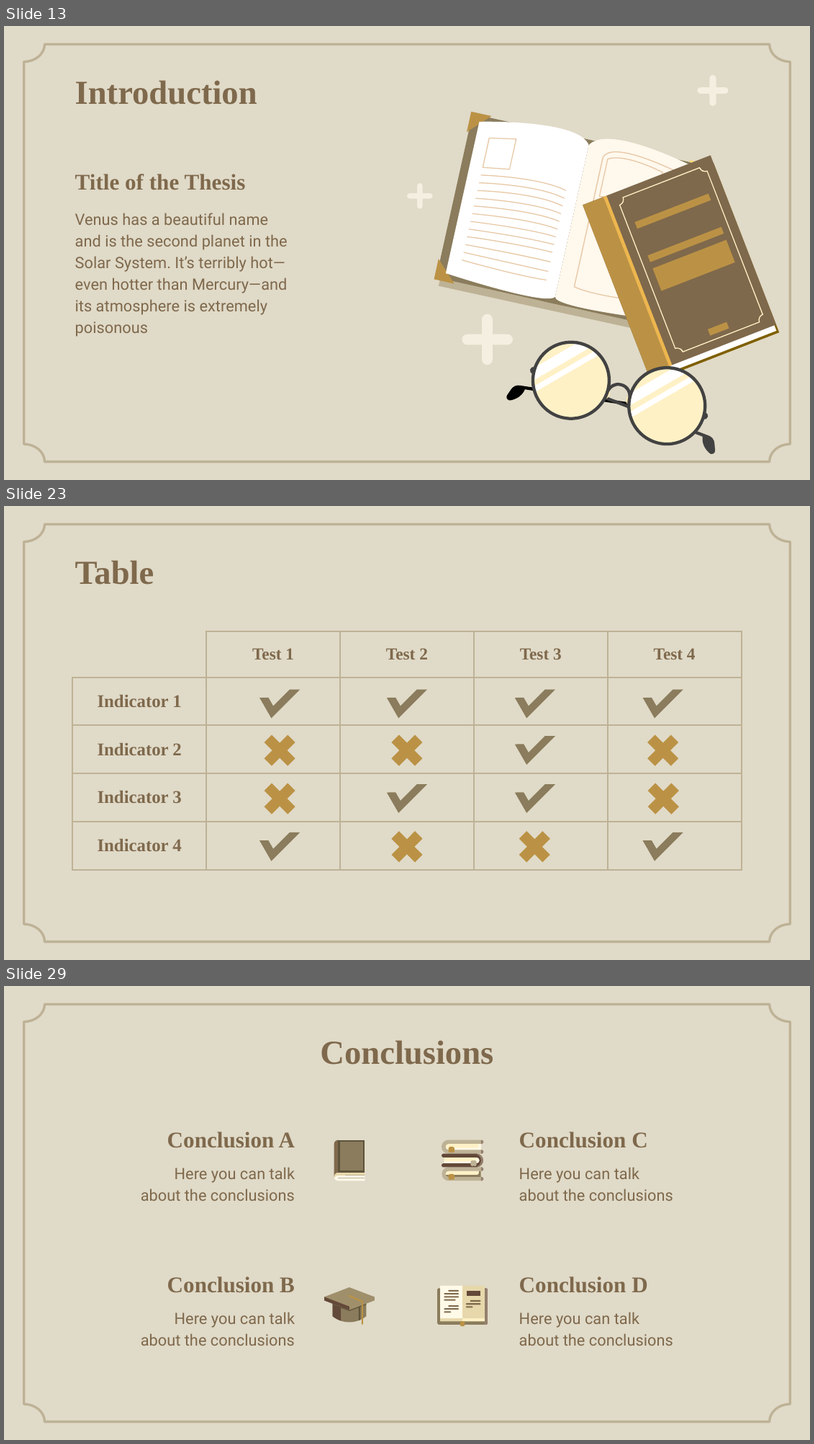
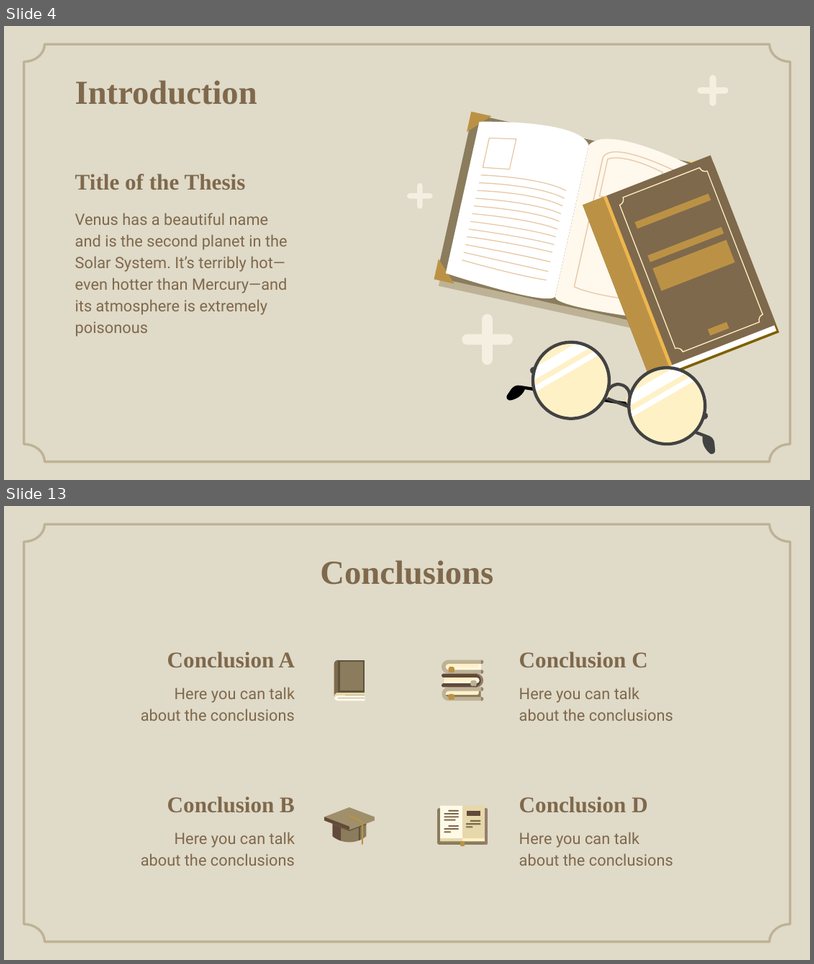
Before and after one commit to Andipstha/theFusion-Project-I, a slide deck: Documentation/LBMS_Presentation_2.pptx. Shown one above the other, each under a label of ours: slides 13, 23 and 29 before the commit, slides 4 and 13 after it; the slides between them are not shown. The pictures are 814x1444 and 814x964 pixels, drawn with LibreOffice and Linux fonts; fonts in the diff are those of the drawing; background and template pictures are left out. Boxes give left, top, right and bottom in pixels: in the first picture for what was removed or moved away, otherwise in the second. Text is boxed around its words. In the diff, an @@ line names an element or a change of style, - is before the commit and + after.

```diff
--- a/Documentation/LBMS_Presentation_2.pptx
+++ b/Documentation/LBMS_Presentation_2.pptx
@@ slide 23 removed at (4, 506, 810, 960), background #E0DAC8; not listed: 1 template element that a slide beside it also shows @@
@@ title removed at (75, 560, 154, 584) @@
-Table
@@ table removed at (72, 631, 742, 896), 5 rows, 5 columns @@
- | Test 1 | Test 2 | Test 3 | Test 4
-Indicator 1 |  |  |  | 
-Indicator 2 |  |  |  | 
-Indicator 3 |  |  |  | 
-Indicator 4 |  |  |  | 
@@ freeform shape removed at (260, 689, 300, 718) @@
@@ freeform shape removed at (387, 689, 427, 718) @@
@@ freeform shape removed at (515, 689, 556, 718) @@
@@ freeform shape removed at (643, 689, 684, 718) @@
@@ cross removed at (257, 728, 302, 773) @@
@@ cross removed at (385, 728, 430, 773) @@
@@ freeform shape removed at (515, 736, 556, 765) @@
@@ cross removed at (641, 728, 687, 773) @@
@@ cross removed at (257, 776, 302, 821) @@
@@ freeform shape removed at (387, 784, 427, 813) @@
@@ freeform shape removed at (515, 784, 556, 813) @@
@@ cross removed at (641, 776, 687, 821) @@
@@ cross removed at (385, 824, 430, 869) @@
@@ cross removed at (512, 824, 557, 869) @@
@@ freeform shape removed at (260, 831, 300, 861) @@
@@ freeform shape removed at (643, 831, 684, 861) @@
@@ what was slide 13 is now slide 4 @@
@@ what was slide 29 is now slide 13 @@
```
Also in this commit, not shown: 4 slides changed, 3 slides added, 22 other slides removed, 3 other files.
